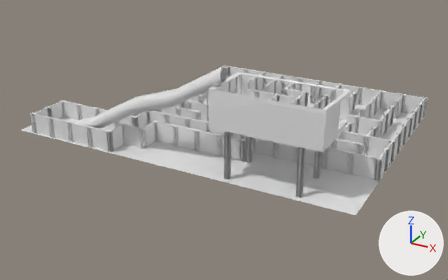
Renders of the FBX model Assets/Prefabs/sol_lvl3.FBX from each side of a commit.
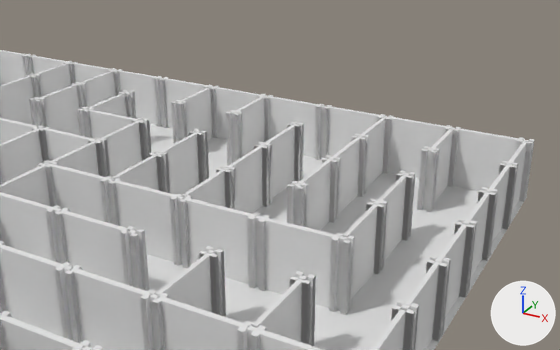
There are two pictures of each version: one whole from a 50 mm lens placed at (216.8, -392.6, 164.5), pointed at (4.2, -6.1, -28.8), one close up from a 50 mm lens placed at (162.8, -79.1, 60.9), pointed at (81.9, 68.0, -12.6). The axes (+X, +Y, +Z) are drawn at lower right. The lights are the same throughout. Where no turn or scale is listed for an object, it has been applied to the vertices. Vertices at the same position are counted once.
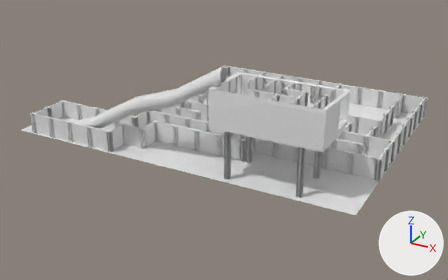
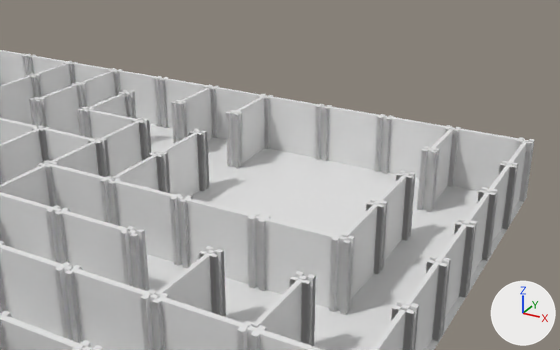
Pixel boxes [x1, y1, x2, y2] of what changed, in the close-ups (560 x 350 px; the box of a moved part takes in the faces that stretch with it):
'Mur105', deleted: before [226, 145, 263, 214]
'Mur103', deleted: before [297, 159, 332, 231]
'Mur104', deleted: before [263, 125, 296, 198]
'Mur102', deleted: before [331, 137, 361, 213]
'Mur101', deleted: before [360, 117, 386, 187]
'poteau_liens119', deleted: before [287, 181, 308, 227]
'Mur106', deleted: before [182, 169, 226, 207]
'poteau_liens111', deleted: before [322, 155, 341, 223]
'poteau_liens116', deleted: before [254, 142, 272, 207]
'poteau_liens109', deleted: before [351, 133, 369, 197]
'poteau_liens118', deleted: before [287, 121, 304, 182]
'poteau_liens117', deleted: before [216, 165, 237, 210]
part 1 of me_mesh_121, moved or reshaped: before [263, 125, 296, 198]; after [89, 109, 139, 139]
part 3 of me_mesh_018, moved or reshaped: before [351, 133, 369, 197]; after [0, 100, 3, 118]
part 4 of me_mesh_120, moved or reshaped: before [226, 145, 263, 214]; after [404, 262, 440, 350]
part 5 of me_mesh_011, moved or reshaped: before [254, 142, 272, 207]; after [396, 170, 416, 181]
part 6 of me_mesh_123, moved or reshaped: before [331, 137, 361, 213]; after [0, 118, 39, 144]
part 7 of me_mesh_009, moved or reshaped: before [287, 122, 304, 182]; after [199, 175, 209, 191]
part 8 of me_mesh_008, moved or reshaped: before [287, 181, 308, 227]; after [167, 153, 170, 193]
part 9 of me_mesh_010, moved or reshaped: before [216, 166, 237, 210]; after [366, 198, 377, 211]
part 10 of me_mesh_016, moved or reshaped: before [322, 155, 341, 223]; after [29, 97, 49, 128]
part 11 of me_mesh_119, moved or reshaped: before [182, 169, 226, 207]; after [437, 224, 467, 318]
part 12 of me_mesh_122, moved or reshaped: before [297, 159, 332, 231]; after [43, 128, 96, 161]

Edits to the bpy script that builds the scene:
```text
Change me_mesh_009:
    where me_mesh_009.from_pydata(...)  # 48 vertices, 38 faces; spans x -1.7..1.7, y -1.4..1.4, z 0.0..15.3
    me_mesh_009 part 7: the whole mesh is multiplied about the mesh origin by the matrix ((28.289, 0.0, 0.0), (0.0, 33.239, 0.0), (0.0, 0.0, 45.225))
Add me_mesh_111_1:
    me_mesh_111_1 = me_mesh_189.copy(); me_mesh_111_1.name = 'Mesh.111'  # the mesh of ob_mur031
Add me_mesh_110_1:
    me_mesh_110_1 = me_mesh_189.copy(); me_mesh_110_1.name = 'Mesh.110'  # the mesh of ob_mur031
Change ob_poteau_liens038:
    ob_poteau_liens038: bpy.data.objects.new('poteau_liens038', me_mesh_088) -> bpy.data.objects.new('poteau_liens038', me_mesh_082)
Change ob_mur029:
    ob_mur029: bpy.data.objects.new('Mur029', me_mesh_191) -> bpy.data.objects.new('Mur029', me_mesh_179)
Change ob_mur087:
    ob_mur087: bpy.data.objects.new('Mur087', me_mesh_138) -> bpy.data.objects.new('Mur087', me_mesh_126)
Remove ob_poteau_liens118:
    ob_poteau_liens118 = bpy.data.objects.new('poteau_liens118', me_mesh_009)
Change ob_poteau_liens039:
    ob_poteau_liens039: bpy.data.objects.new('poteau_liens039', me_mesh_087) -> bpy.data.objects.new('poteau_liens039', me_mesh_081)
Remove ob_mur102:
    ob_mur102 = bpy.data.objects.new('Mur102', me_mesh_123)
Change ob_mur086:
    ob_mur086: bpy.data.objects.new('Mur086', me_mesh_139) -> bpy.data.objects.new('Mur086', me_mesh_127)
Change ob_mur109:
    ob_mur109: bpy.data.objects.new('Mur109', me_mesh_116) -> bpy.data.objects.new('Mur109', me_mesh_110_1)
Remove ob_mur103:
    ob_mur103 = bpy.data.objects.new('Mur103', me_mesh_122)
Remove ob_mur106:
    ob_mur106 = bpy.data.objects.new('Mur106', me_mesh_119)
Change ob_mur108:
    ob_mur108: bpy.data.objects.new('Mur108', me_mesh_117) -> bpy.data.objects.new('Mur108', me_mesh_111_1)
Change ob_mur030:
    ob_mur030: bpy.data.objects.new('Mur030', me_mesh_190) -> bpy.data.objects.new('Mur030', me_mesh_178)
Remove ob_poteau_liens117:
    ob_poteau_liens117 = bpy.data.objects.new('poteau_liens117', me_mesh_010)
Change ob_mur085:
    ob_mur085: bpy.data.objects.new('Mur085', me_mesh_140) -> bpy.data.objects.new('Mur085', me_mesh_128)
Remove ob_mur104:
    ob_mur104 = bpy.data.objects.new('Mur104', me_mesh_121)
Remove ob_poteau_liens109:
    ob_poteau_liens109 = bpy.data.objects.new('poteau_liens109', me_mesh_018)
Change ob_poteau_liens108:
    ob_poteau_liens108: bpy.data.objects.new('poteau_liens108', me_mesh_019) -> bpy.data.objects.new('poteau_liens108', me_mesh_013)
Change ob_poteau_liens114:
    ob_poteau_liens114: bpy.data.objects.new('poteau_liens114', me_mesh_013) -> bpy.data.objects.new('poteau_liens114', me_mesh_009)
Change ob_mur028:
    ob_mur028: bpy.data.objects.new('Mur028', me_mesh_192) -> bpy.data.objects.new('Mur028', me_mesh_180)
Remove ob_poteau_liens116:
    ob_poteau_liens116 = bpy.data.objects.new('poteau_liens116', me_mesh_011)
Remove ob_poteau_liens119:
    ob_poteau_liens119 = bpy.data.objects.new('poteau_liens119', me_mesh_008)
Remove ob_poteau_liens111:
    ob_poteau_liens111 = bpy.data.objects.new('poteau_liens111', me_mesh_016)
Change ob_poteau_liens037:
    ob_poteau_liens037: bpy.data.objects.new('poteau_liens037', me_mesh_089) -> bpy.data.objects.new('poteau_liens037', me_mesh_083)
Remove ob_mur101:
    ob_mur101 = bpy.data.objects.new('Mur101', me_mesh_124)
Change ob_mur066:
    ob_mur066: bpy.data.objects.new('Mur066', me_mesh_159) -> bpy.data.objects.new('Mur066', me_mesh_147)
Remove ob_mur105:
    ob_mur105 = bpy.data.objects.new('Mur105', me_mesh_120)
```
